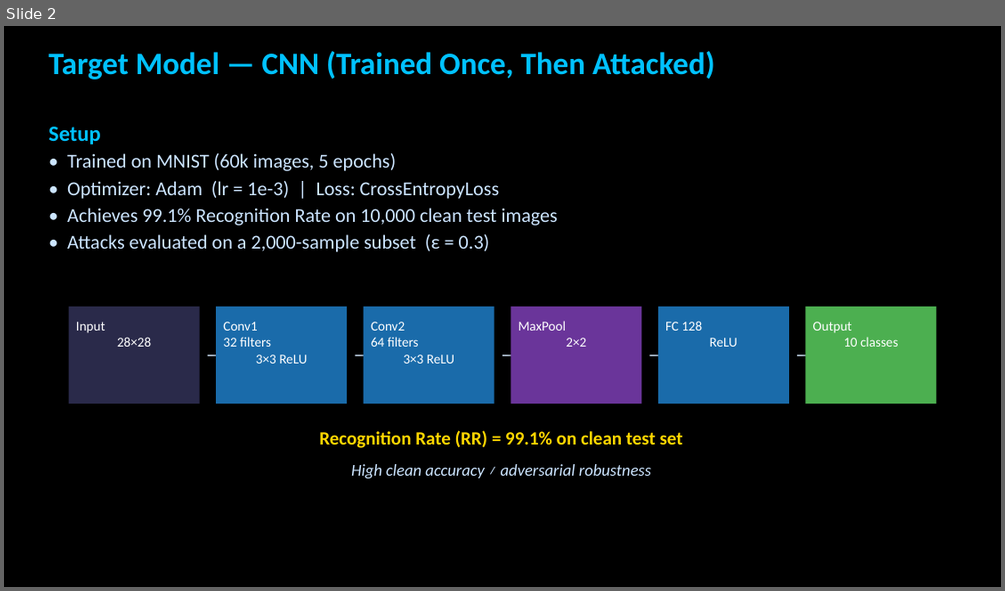
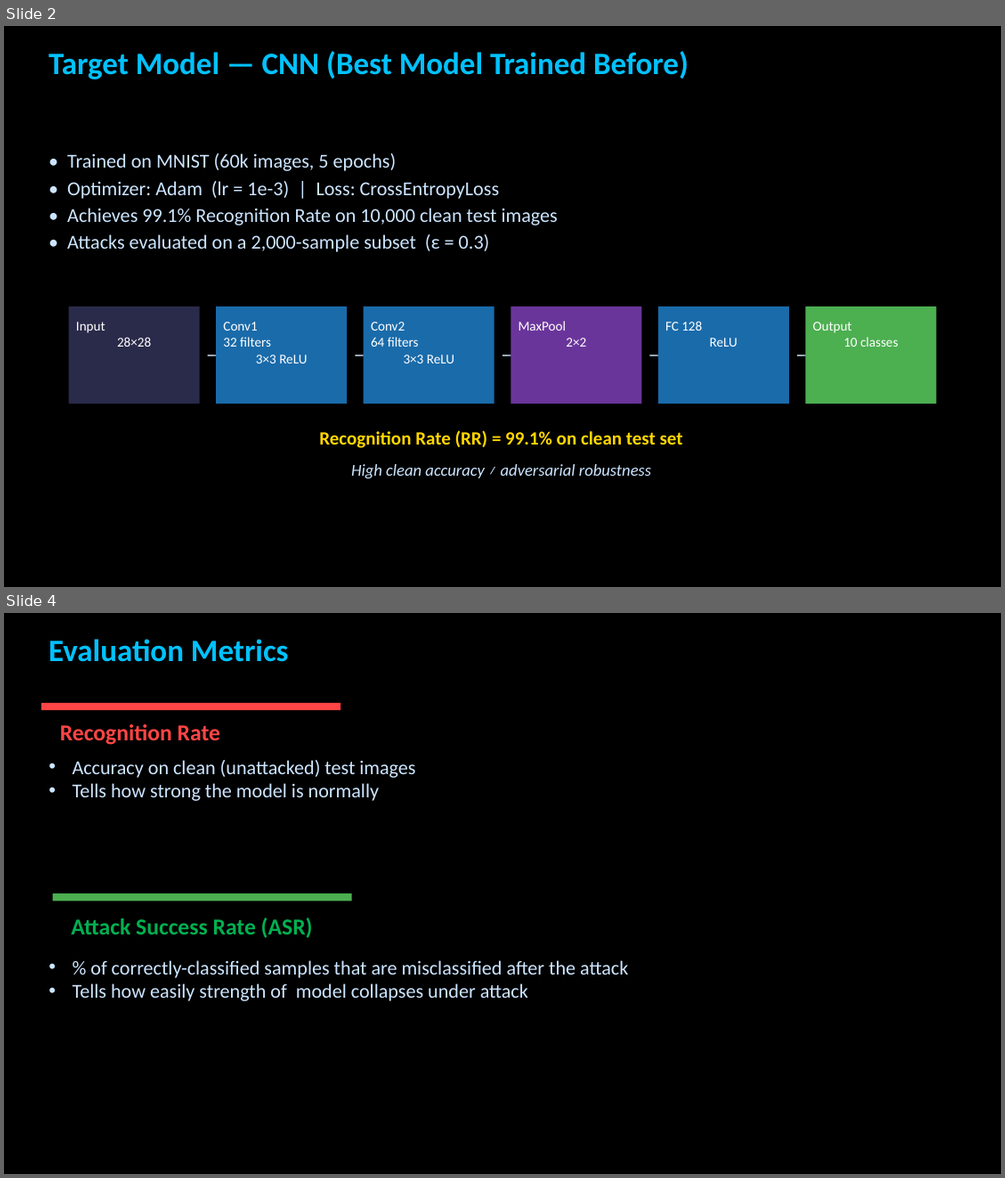
Before and after one commit to zxu235/ai-hw-spring-2026-Ziru-Xu, a slide deck: Assignment7.1-Attack_MNIST_Presentation.pptx. Shown one above the other, each under a label of ours: slide 2 before the commit, slides 2 and 4 after it; the slides between them are not shown. The pictures are 1005x591 and 1005x1178 pixels, drawn with LibreOffice and Linux fonts; fonts in the diff are those of the drawing; background and template pictures are left out. Boxes give left, top, right and bottom in pixels: in the first picture for what was removed or moved away, otherwise in the second. Text is boxed around its words. In the diff, an @@ line names an element or a change of style, - is before the commit and + after.

```diff
--- a/Assignment7.1-Attack_MNIST_Presentation.pptx
+++ b/Assignment7.1-Attack_MNIST_Presentation.pptx
@@ slide 4 added at (4,613,1001,1174), background picture (left out) @@
@@ text added at (48,639,289,662), 30 pt, text #00C2FF, bold @@
+Evaluation Metrics
@@ rectangle added at (41,703,340,710), fill #FF4545 @@
@@ text added at (60,724,220,745), 22 pt, text #FF4545, bold @@
+Recognition Rate
@@ text added at (73,760,415,801), 19 pt, text #CCE5FF @@
+• Accuracy on clean (unattacked) test images
+• Tells how strong the model is normally
@@ rectangle added at (53,893,352,900), fill #4CAF50 @@
@@ text added at (71,917,313,938), 22 pt, text #00B050, bold @@
+Attack Success Rate (ASR)
@@ text added at (73,960,628,1001), 19 pt, text #CCE5FF @@
+• % of correctly-classified samples that are misclassified after the attack
+• Tells how easily strength of model collapses under attack
@@ slide 2 changed as well @@
@@ text at (48,51,688,79): text changed @@
-Target Model — CNN (Trained Once, Then Attacked)
+Target Model — CNN (Best Model Trained Before)
@@ text at (48,127,101,144): paragraph removed @@
-Setup
```
Also in this commit, not shown: 4 other slides changed, 1 slide removed, 1 other file.
